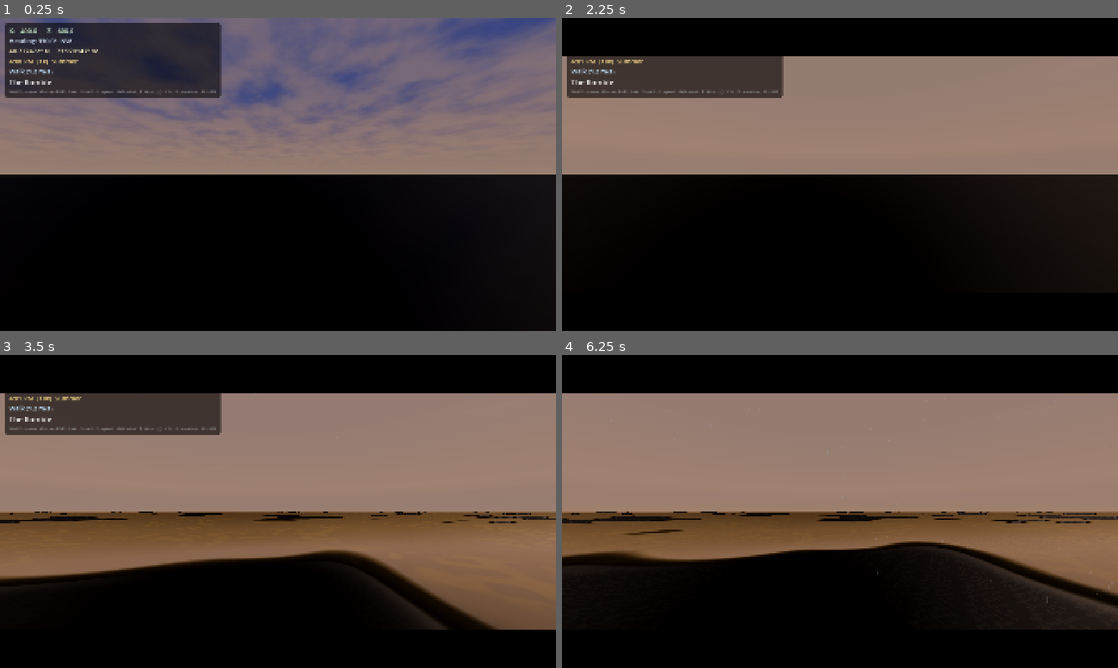
Above: before the commit, frames 1-4 (two rows, left to right).
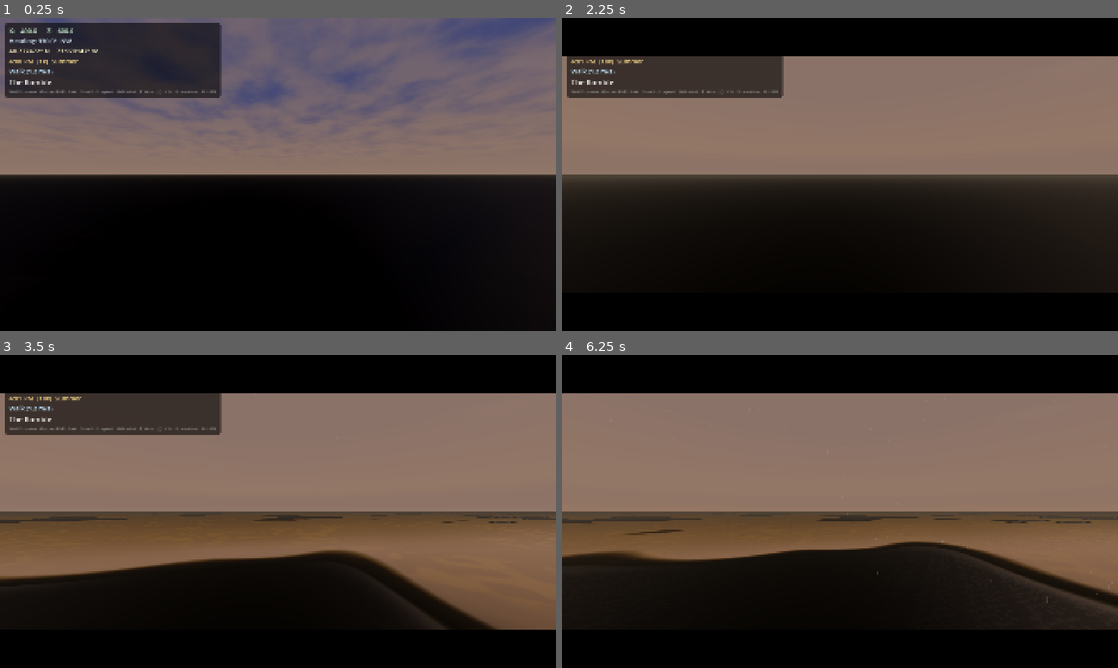
Above: after the commit, the same moments.

Repository: Central-Park-Walk/central-park-walk
Game: Godot game, scene res://main.tscn
Same seed, same stepped clock (60 frames per second), same inputs: the game is played once before the commit and once after it.
Inputs (mouse positions are in pixels of both pictures, inside the frame that each line leads up to):
- Up to frame 1 (0.25 s): no input
- Up to frame 2 (2.25 s): tap Enter at 0.5, 2 s; move the mouse to (962, 158) at 0.52 s; hold D 0.53-1.28 s; tap T at 0.6 s; click (962, 158) at 0.67 s; tap Space at 1.25 s; move the mouse to (728, 190) at 1.27 s; hold S 1.28-2.03 s; tap L at 1.35 s; move the mouse to (895, 105) at 2.02 s; hold D from 2.03 s (still down); tap P at 2.1 s
- Up to frame 3 (3.5 s): move the mouse to (250, 574) at 2.77 s; release D at 2.78 s; hold W from 2.78 s (still down); tap G at 2.85 s; click (250, 574) at 2.92 s
- Up to frame 4 (6.25 s): move the mouse to (1006, 558) at 3.52 s; release W at 3.53 s; hold A 3.53-5.03 s; tap one key every 0.75 s from 3.6 s: H 9 0 N; move the mouse to (673, 464) at 4.27 s; move the mouse to (867, 511) at 5.02 s; hold S 5.03-5.78 s; click (867, 511) at 5.17 s; move the mouse to (756, 433) at 5.77 s; hold D from 5.78 s (still down)

The runs differ from the first frame. In frame 1, 0.7% of the frame differs, in the area x 0-100%, y 50-52%; in frame 2, 5.9%, in the area x 0-100%, y 50-58%; in frame 3, 1.1%; in frame 4, 1.5%.

Commit message:
Post-fx test 2: re-enable fog
Co-Authored-By: Claude Opus 4.6 <noreply@anthropic.com>

Diff:
--- a/main.gd
+++ b/main.gd
@@ -944,7 +944,7 @@
 	_env.ssil_enabled          = false   # OFF
 	_env.ssr_enabled           = false   # OFF
 	_env.adjustment_enabled    = false   # OFF
-	_env.fog_enabled           = false   # OFF
+	_env.fog_enabled           = true    # TEST 2: fog
 	_env.volumetric_fog_enabled = false  # OFF
 	_env.sdfgi_enabled         = false   # OFF
 	# ===== END POST-FX BASELINE TEST =====
@@ -1284,12 +1284,12 @@
 	# _env.adjustment_brightness = _lerp_kf("brightness", a, b, t) * _user_gamma
 	# if _lightning_flash > 0.01:
 	# 	_env.adjustment_brightness *= (1.0 + _lightning_flash * 3.0)
-	# _env.fog_light_color       = _lerp_kf("fog_color", a, b, t)
-	# _env.fog_light_energy      = _lerp_kf("fog_energy", a, b, t)
-	# _env.fog_sun_scatter       = _lerp_kf("fog_scatter", a, b, t)
-	# _env.fog_density           = _lerp_kf("fog_density", a, b, t)
-	# _env.fog_aerial_perspective = _lerp_kf("fog_aerial", a, b, t)
-	# _env.fog_sky_affect        = _lerp_kf("fog_sky_affect", a, b, t)
+	_env.fog_light_color       = _lerp_kf("fog_color", a, b, t)       # TEST 2
+	_env.fog_light_energy      = _lerp_kf("fog_energy", a, b, t)
+	_env.fog_sun_scatter       = _lerp_kf("fog_scatter", a, b, t)
+	_env.fog_density           = _lerp_kf("fog_density", a, b, t)
+	_env.fog_aerial_perspective = _lerp_kf("fog_aerial", a, b, t)
+	_env.fog_sky_affect        = _lerp_kf("fog_sky_affect", a, b, t)
 	# _env.volumetric_fog_density    = _lerp_kf("vol_fog_density", a, b, t)
 	# _env.volumetric_fog_anisotropy = _lerp_kf("vol_fog_anisotropy", a, b, t)
 	# ===== END POST-FX BASELINE TEST =====
